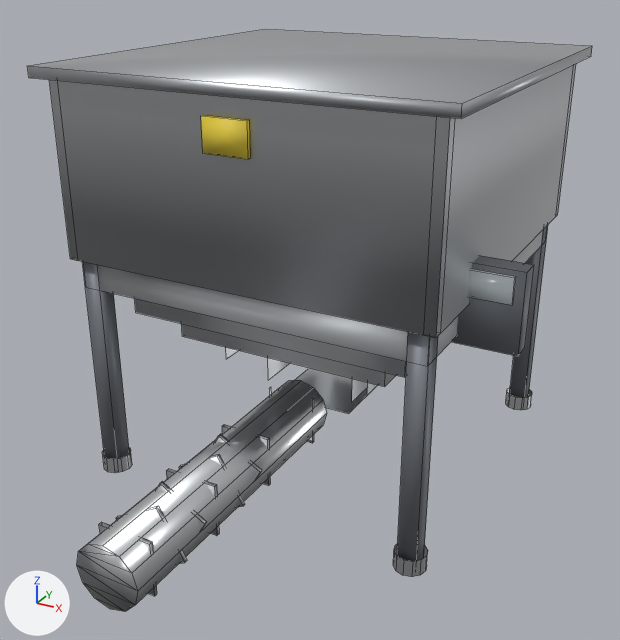
The FBX model Tools/butchery/fbx/SM_RENDERING_HOPPER.fbx as it was, and as the next commit left it.
One viewpoint serves both versions: a camera (50 mm lens) standing at (2.21, -3.96, 3.04) and looking at (0.05, -0.05, 1.08). Arrows for +X, +Y and +Z are at lower left; the lights stay in place. The older version comes first. Mesh edges are drawn as thin lines. Vertices at exactly the same position are counted once.

Names of what the first picture shows: 'SM_RENDERING_HOPPER'.
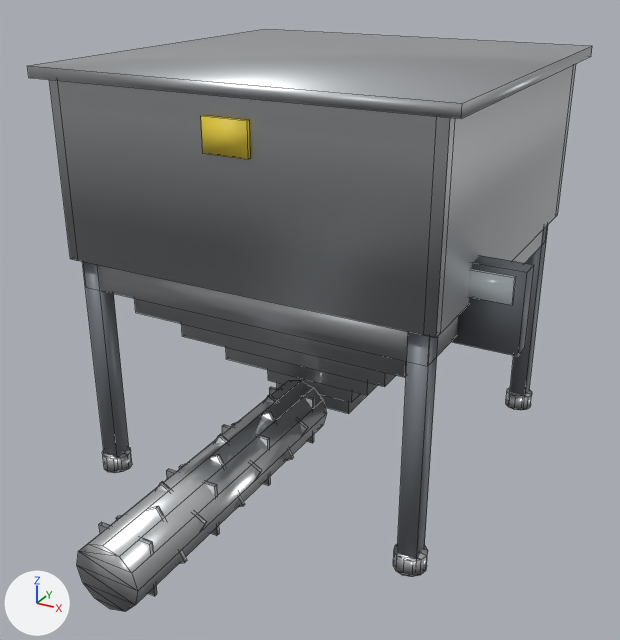
Pixel boxes (x1, y1, x2, y2) of what changed, in the pictures (620 x 640 px):
part 1 of me_sm_rendering_hopper, added: after (231, 411, 294, 461)
part 2 of me_sm_rendering_hopper, added: after (264, 394, 308, 434)
part 3 of me_sm_rendering_hopper, added: after (102, 341, 532, 561)

Patch to the scene script:
```diff
--- a/Tools/butchery/fbx/SM_RENDERING_HOPPER.fbx.py
+++ b/Tools/butchery/fbx/SM_RENDERING_HOPPER.fbx.py
@@ me_sm_rendering_hopper @@
 # used by ob_sm_rendering_hopper; location = (0.0, 0.0, 0.0)
-me_sm_rendering_hopper.from_pydata(...)  # 336 vertices, 204 faces; spans x -1.27..1.27, y -1.68..1.68, z 0.0..2.46
+me_sm_rendering_hopper.from_pydata(...)  # 356 vertices, 328 faces; spans x -1.27..1.27, y -1.68..1.68, z 0.0..2.46
+# me_sm_rendering_hopper part 1: the loose piece of 8 vertices spanning x -0.3..0.1, y -1.37..-1.35, z 0.2..0.6 is copied, and the copy is moved by (0.0, 1.02, 0.0); it spans x -0.3..0.1, y -0.36..-0.33, z 0.2..0.6
+# me_sm_rendering_hopper part 2: the loose piece of 8 vertices spanning x -0.3..0.1, y -1.21..-1.18, z 0.2..0.6 is copied, and the copy is moved by (0.0, 1.02, 0.0); it spans x -0.3..0.1, y -0.18..-0.16, z 0.2..0.6
+# me_sm_rendering_hopper part 3
+# 4 vertices are added at (-0.36, 0.25, 0.61), (-0.36, 0.77, 0.61), (0.16, 0.25, 0.61), (0.16, 0.77, 0.61)
+# 17 new faces join them, mat_m_butchery_steelbrushed (light grey #c8cbce)
+# 94 new faces join them, mat_m_butchery_stainless (light grey #dddfe2)
+# 1 new face joins them, mat_m_butchery_paintedframe (grey #868b93)
 me_sm_rendering_hopper.materials.append(mat_m_butchery_steelbrushed)
```
